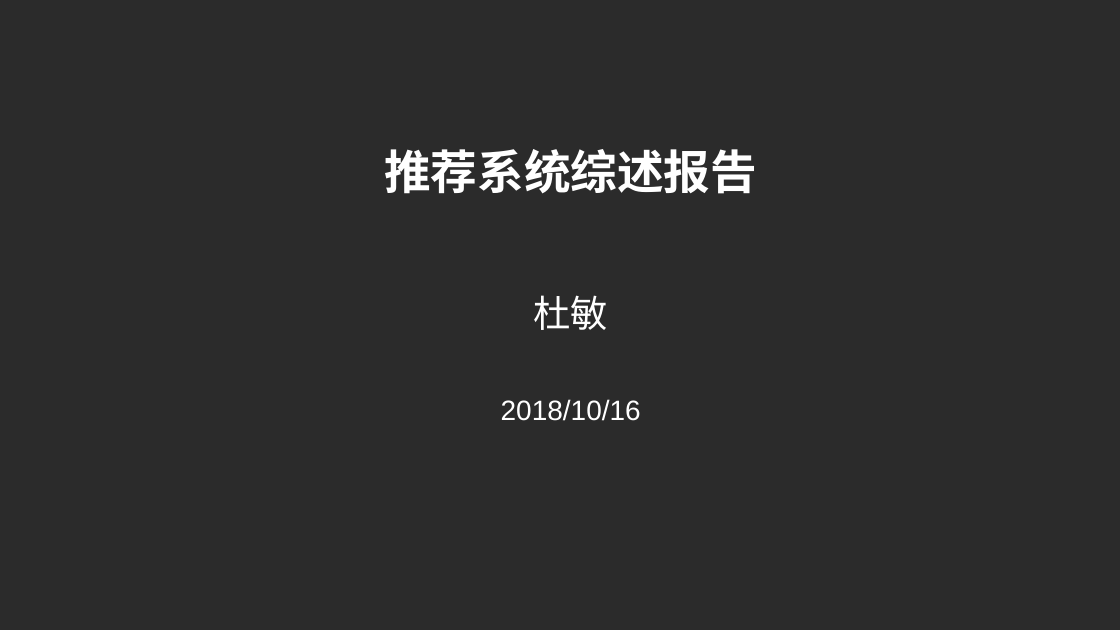
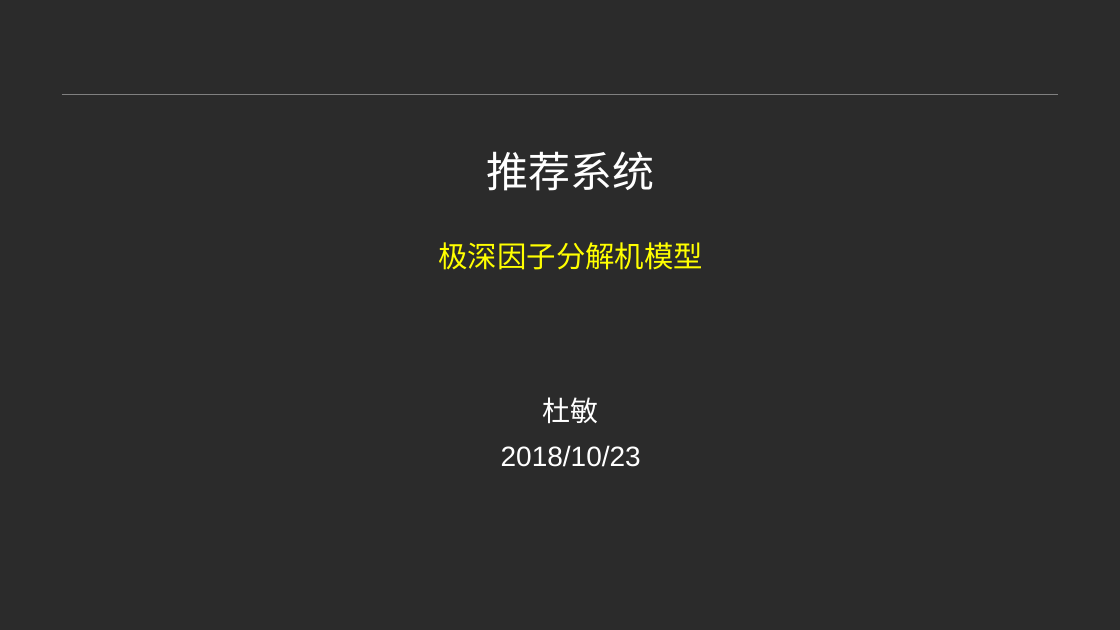
Before and after one commit to Leo-Yangren/RecommendationSystem, a slide deck: slide 1 of 小组会议.pptx. Drawn at 1120x630 pixels with LibreOffice and Linux fonts; fonts in the diff are those of the drawing; background and template pictures are left out; a plain dark background stands for a picture behind light text. Boxes give left, top, right and bottom in pixels: in the first picture for what was removed or moved away, otherwise in the second. Text is boxed around its words. In the diff, an @@ line names an element or a change of style, - is before the commit and + after.

```diff
--- a/小组会议.pptx
+++ b/小组会议.pptx
@@ line added from (61, 94) to (1059, 94), #808080 0.25 pt @@
@@ title at (x1=438, y1=151, x2=703, y2=270): text changed; size 40 to 25.2 pt; text colour #FFFFFF to #FFFF00; bold off @@
-推荐系统综述报告
+推荐系统
+极深因子分解机模型
@@ text "杜敏" moved from (x1=533, y1=295, x2=608, y2=330) to (x1=543, y1=397, x2=599, y2=424) @@
@@ text "杜敏" at (x1=543, y1=397, x2=599, y2=424): size 32 to 24 pt @@
@@ text at (x1=501, y1=445, x2=641, y2=467): text changed @@
-2018/10/16
+2018/10/23
```
Also in this commit, not shown: 14 slides added, 18 slides removed, 1 other file.
